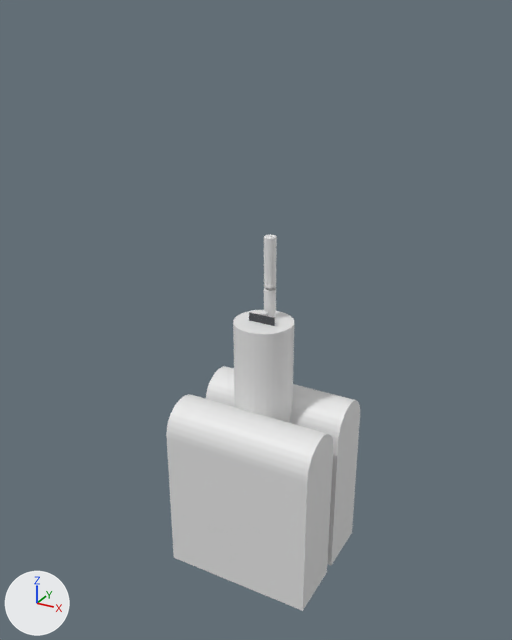
What one commit did to the Blender file design/model.blend.
Before and after are seen from a 50 mm camera at (25.0, -46.8, 35.9) aimed at (-0.4, -0.7, 12.8). Lighting does not change. The marker at lower left points along +X, +Y and +Z.

Objects in the first picture: 'Sphere', 'cutter', 'cutter.001'.
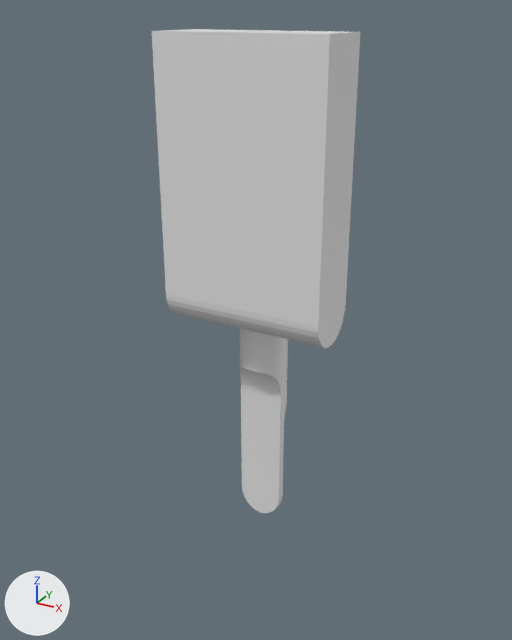
The change, as a diff of the scene's bpy script:
```diff
--- a/design/model.blend.py
+++ b/design/model.blend.py
@@ me_cylinder_005 @@
 me_cylinder_005.from_pydata(...)  # 38 vertices, 23 faces; spans x -1.0..5.2, y -1.0..1.0, z -2.4..2.8
 # used by ob_cutter_001; location = (0.0, -3.5, 3.0); rotation_euler = (0.0, 1.571, 0.0), in degrees (0, 90, 0); scale = (2.5, 2.5, 2.5)
 # before: 2 (5.2, -1.0, 2.8) at pixel (302, 610), 3 (5.2, -1.0, -2.4) at pixel (173, 557), 4 (5.2, 1.0, 2.8) at pixel (326, 572), 5 (5.2, 1.0, -2.4)
+# me_cylinder_005 part 1
+for i in [*range(2, 6)]: me_cylinder_005.vertices[i].co += Vector((2.4, 0.0, 0.0))
@@ me_sphere_1 @@
+me_sphere_1.from_pydata(...)  # 381 vertices, 266 faces; spans x -1.0..1.0, y -1.0..1.0, z 1.0..12.0
@@ ob_cutter_001 @@
 ob_cutter_001 = bpy.data.objects.new('cutter.001', me_cylinder_005)
-ob_cutter_001.location = (0.0, -3.5, 3.0)
-ob_cutter_001.rotation_euler = (0.0, 1.571, 0.0)  # degrees (0, 90, 0)
+ob_cutter_001.location = (0.0, -2.5, 15.5)
+ob_cutter_001.rotation_euler = (3.142, -1.571, 0.0)  # degrees (180, -90, 0)
 ob_cutter_001.scale = (2.5, 2.5, 2.5)
@@ ob_cutter @@
 ob_cutter.scale = (2.5, 2.5, 2.5)
+ob_cutter.hide_viewport = True
@@ ob_sphere @@
-ob_sphere = bpy.data.objects.new('Sphere', me_sphere)
-ob_sphere.location = (0.0, 0.0, -9.0)
-ob_sphere.scale = (2.5, 2.5, 2.5)
@@ ob_body @@
+ob_body = bpy.data.objects.new('body', me_sphere_1)
+ob_body.location = (0.0, 0.0, -9.0)
+ob_body.scale = (2.0, 2.0, 2.5)
+_m = ob_body.modifiers.new('Boolean', 'BOOLEAN')
+_m.object = ob_cutter_001
+_m.solver = 'FLOAT'
```

Location of each change, (x1, y1, x2, y2) in pixels of the pictures (512 x 640 px; the box of a moved part takes in the faces that stretch with it):
'cutter.001', reshaped, moved, turned: before (167, 394, 333, 611); after (152, 29, 361, 348)
'body', added: after (239, 328, 288, 513)
'cutter', hidden: before (205, 366, 360, 565)
'Sphere', deleted: before (233, 310, 294, 423)
part 1 of me_cylinder_005, moved or reshaped: before (167, 437, 333, 611); after (152, 29, 361, 327)
